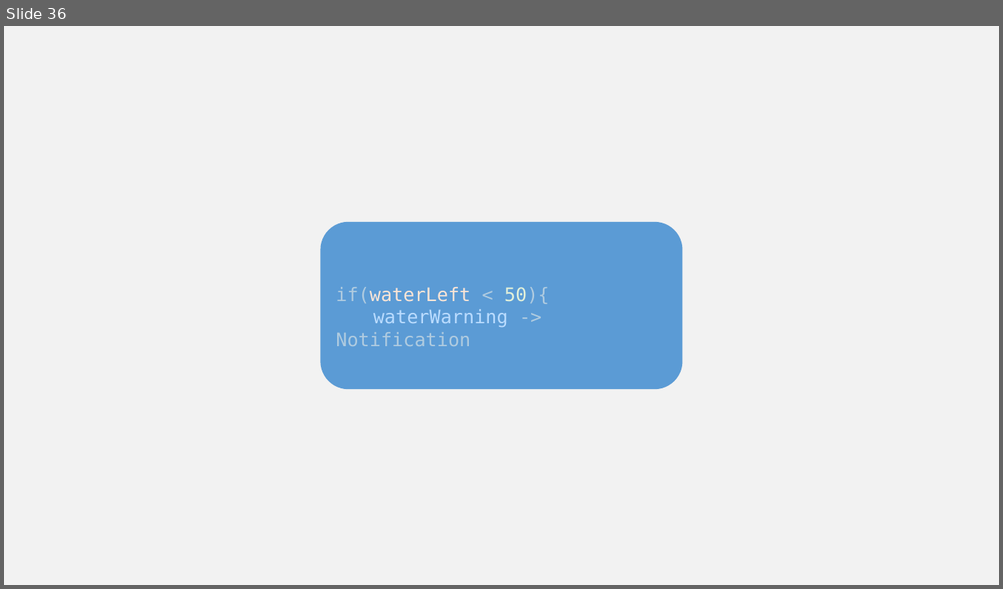
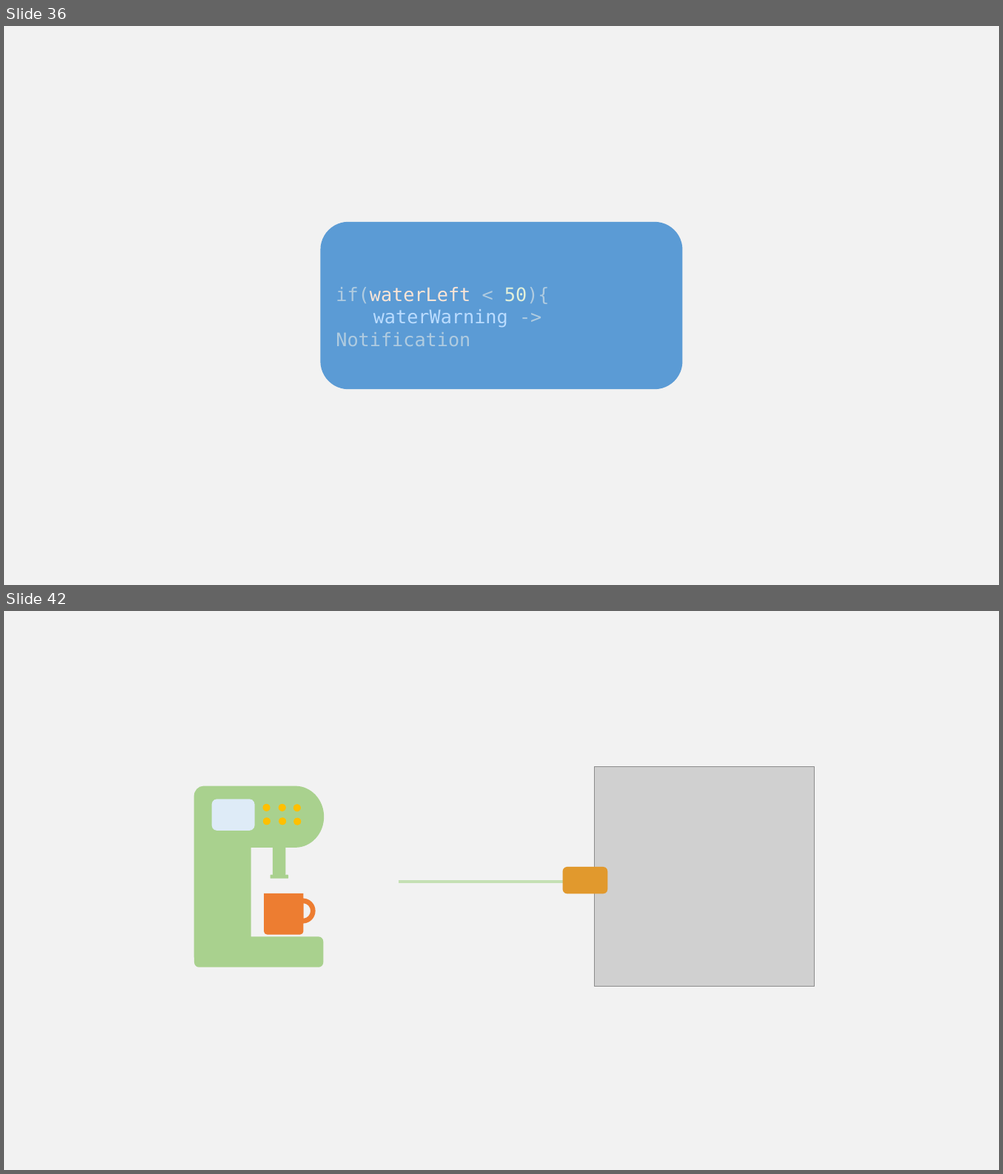
Before and after one commit to w3c/wot-cg, a slide deck: Tutorials/whatiswot/14-Interaction_Affordances/14-Interaction_Affordances.pptx. Shown one above the other, each under a label of ours: slide 36 before the commit, slides 36 and 42 after it; the slides between them are not shown. The pictures are 1003x589 and 1003x1174 pixels, drawn with LibreOffice and Linux fonts; fonts in the diff are those of the drawing; grey boxes stand for pictures. Boxes give left, top, right and bottom in pixels: in the first picture for what was removed or moved away, otherwise in the second. Text is boxed around its words. In the diff, an @@ line names an element or a change of style, - is before the commit and + after.

```diff
--- a/Tutorials/whatiswot/14-Interaction_Affordances/14-Interaction_Affordances.pptx
+++ b/Tutorials/whatiswot/14-Interaction_Affordances/14-Interaction_Affordances.pptx
@@ slide 42 added at (4,611,999,1170), background #F2F2F2 @@
@@ picture added at (595,767,814,987) @@
@@ group added at (194,786,324,968): 6 ellipses, 2 freeform shapes, 2 rounded rectangles @@
@@ rounded rectangle added at (563,867,608,894), fill #E1992D @@
@@ arrow added from (398, 882) to (606, 882), #C5E0B4 3 pt @@
```
Also in this commit, not shown: 4 slides changed, 21 other slides added, 17 slides removed.
